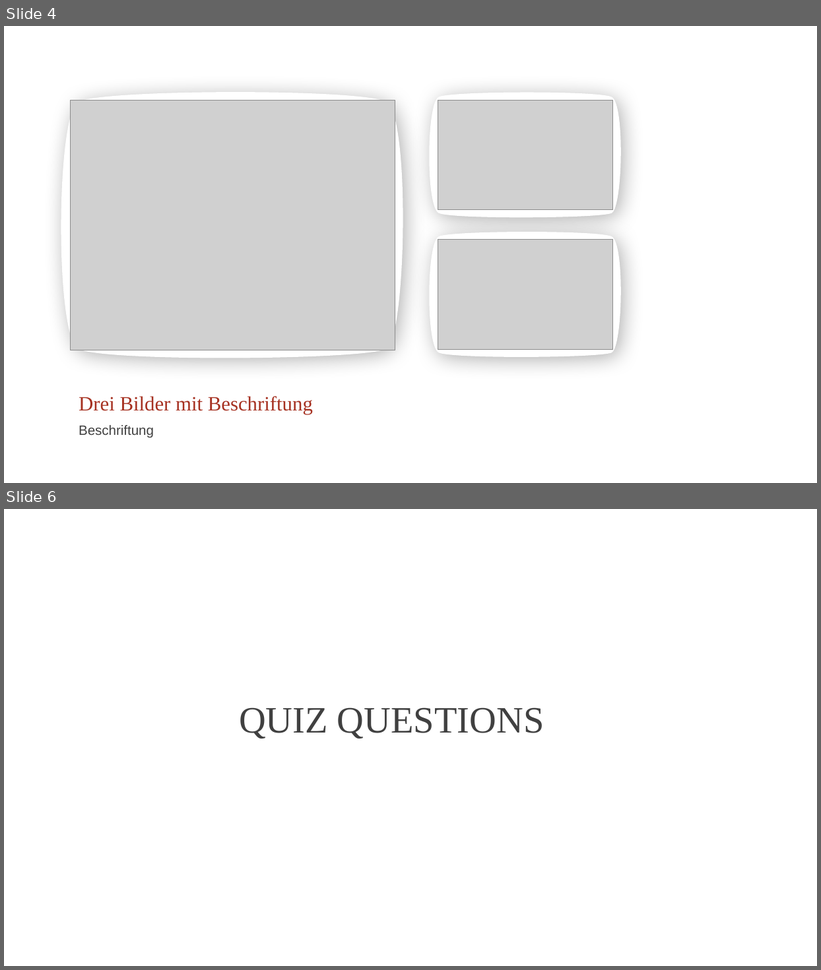
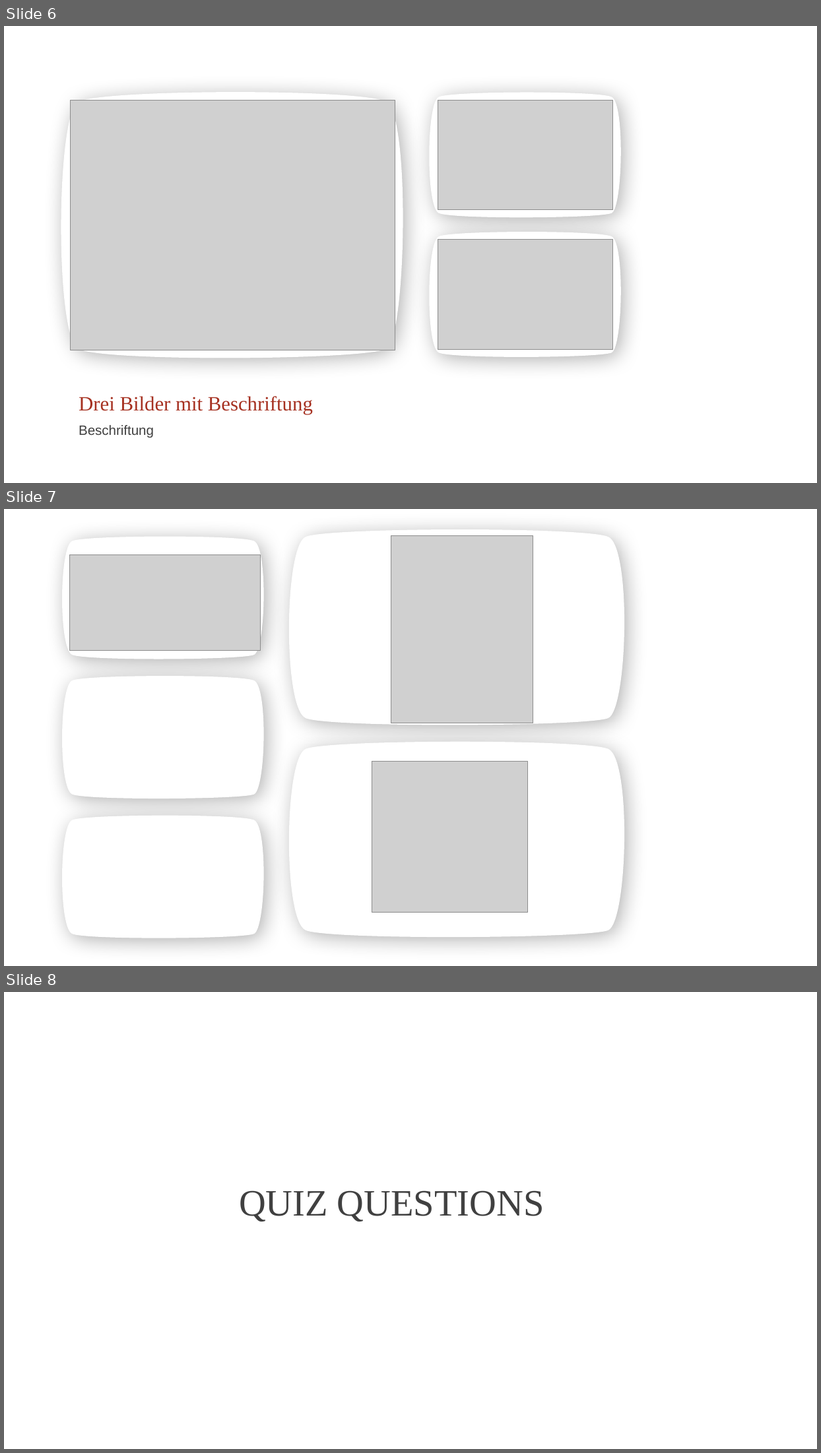
Before and after one commit to DarioStalder/INTROTeam16, a slide deck: projects/RECAP SW1 29.pptx. Shown one above the other, each under a label of ours: slides 4 and 6 before the commit, slides 6, 7 and 8 after it; the slides between them are not shown. The pictures are 821x970 and 821x1453 pixels, drawn with LibreOffice and Linux fonts; fonts in the diff are those of the drawing; grey boxes stand for pictures; background and template pictures are left out. Boxes give left, top, right and bottom in pixels: in the first picture for what was removed or moved away, otherwise in the second. Text is boxed around its words. In the diff, an @@ line names an element or a change of style, - is before the commit and + after.

```diff
--- a/projects/RECAP SW1 29.pptx
+++ b/projects/RECAP SW1 29.pptx
@@ slide 7 added at (x1=4, y1=509, x2=817, y2=966), background picture (left out) @@
@@ freeform shape added at (x1=283, y1=527, x2=632, y2=728), fill #FFFFFF @@
@@ freeform shape added at (x1=58, y1=535, x2=268, y2=661), fill #FFFFFF @@
@@ picture added at (x1=391, y1=536, x2=533, y2=723) @@
@@ picture added at (x1=70, y1=555, x2=261, y2=650) @@
@@ freeform shape added at (x1=58, y1=674, x2=268, y2=801), fill #FFFFFF @@
@@ freeform shape added at (x1=283, y1=739, x2=632, y2=940), fill #FFFFFF @@
@@ picture added at (x1=372, y1=762, x2=528, y2=912) @@
@@ freeform shape added at (x1=58, y1=814, x2=268, y2=940), fill #FFFFFF @@
@@ what was slide 4 is now slide 6 @@
@@ what was slide 6 is now slide 8 @@
```
Also in this commit, not shown: 3 slides changed, 2 other slides added, 1 slide removed.
